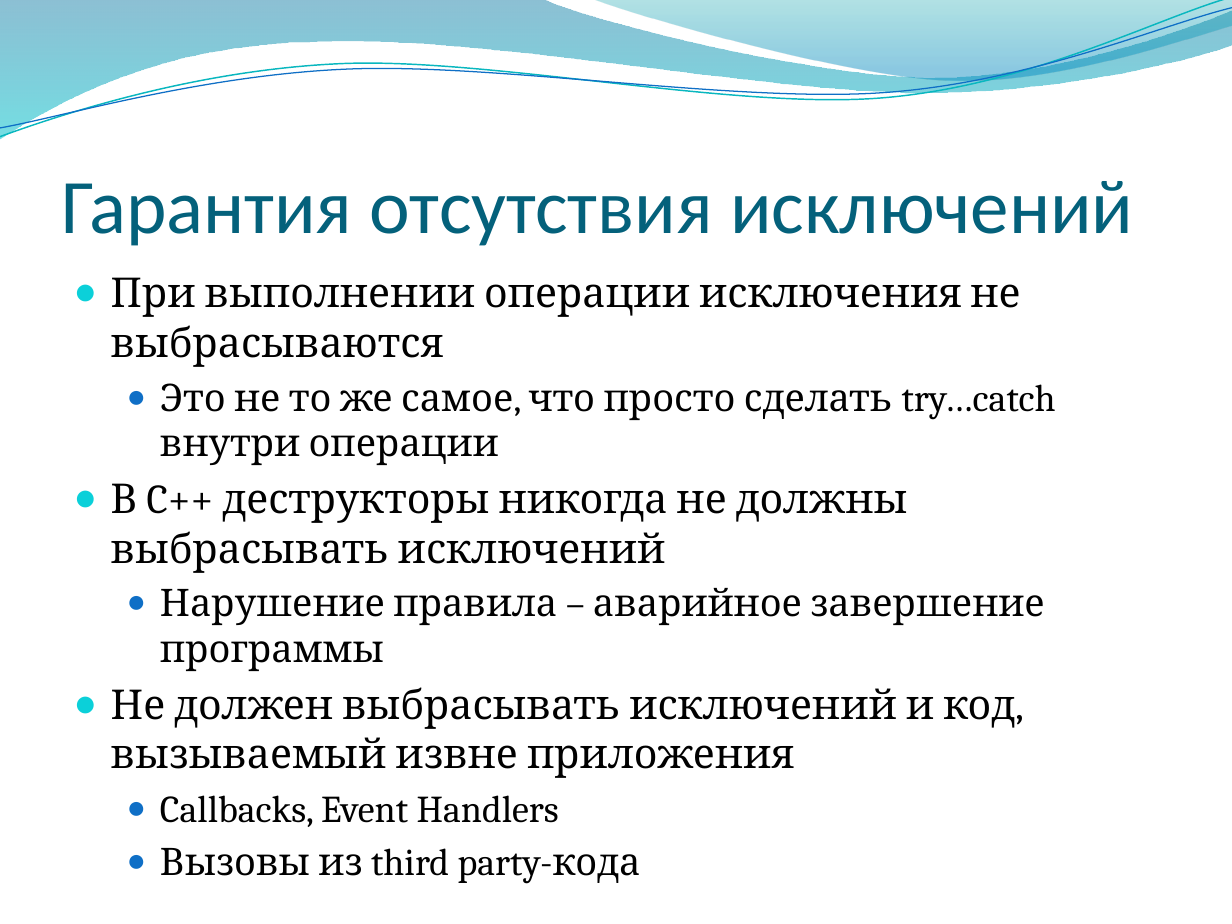
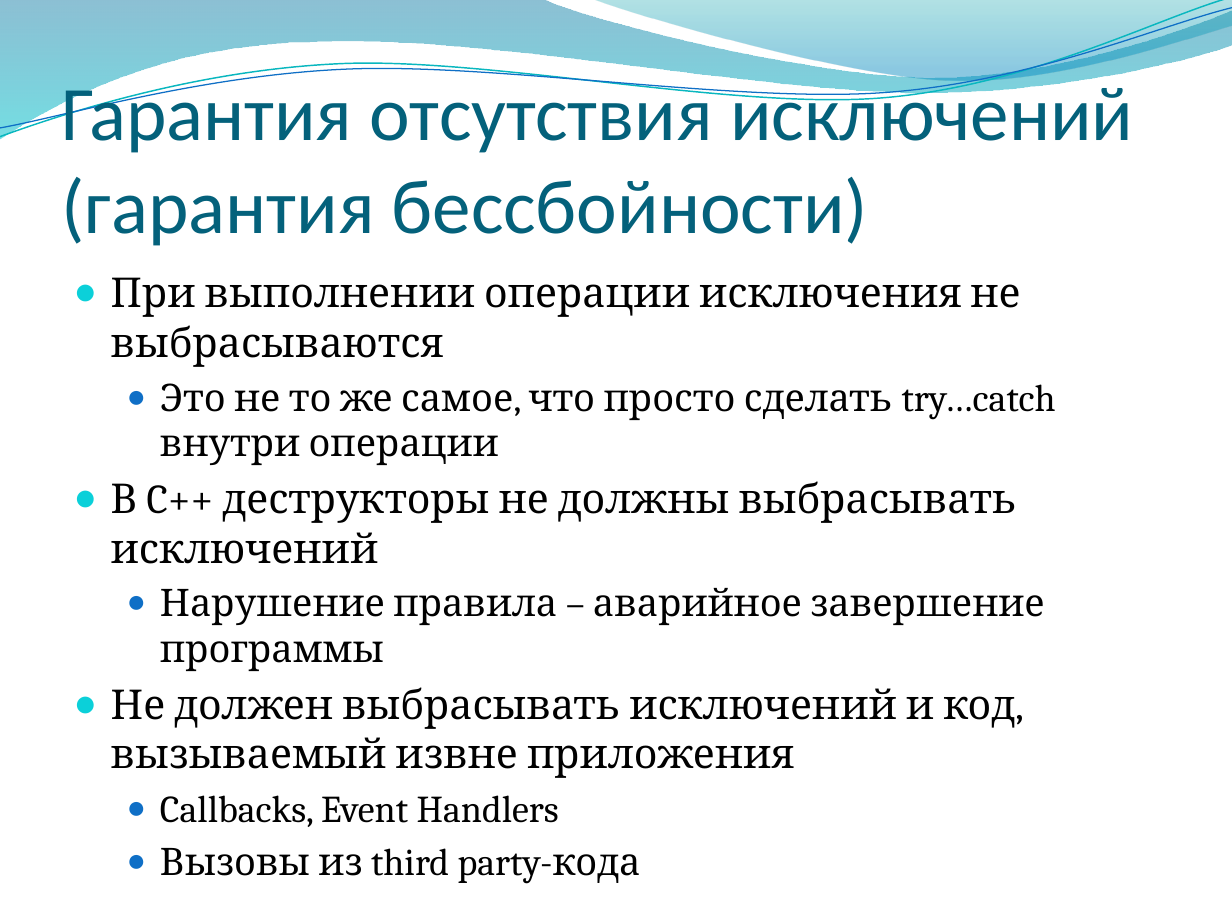
Before and after one commit to alexey-malov/oop, a slide deck: slide 27 of lectures/05/Обработка ошибок и исключительных ситуаций.pptx. Drawn at 1232x924 pixels with LibreOffice and Linux fonts; fonts in the diff are those of the drawing; background and template pictures are left out. Boxes give left, top, right and bottom in pixels: in the first picture for what was removed or moved away, otherwise in the second. Text is boxed around its words. In the diff, an @@ line names an element or a change of style, - is before the commit and + after.

```diff
--- a/lectures/05/Обработка ошибок и исключительных ситуаций.pptx
+++ b/lectures/05/Обработка ошибок и исключительных ситуаций.pptx
@@ title at [62, 77, 1133, 246]: text changed @@
-Гарантия отсутствия исключений
+Гарантия отсутствия исключений (гарантия бессбойности)
@@ text at [111, 481, 1017, 564]: text changed @@
-● В C++ деструкторы никогда не должны выбрасывать исключений
+● В C++ деструкторы не должны выбрасывать исключений
```
Also in this commit, not shown: 4 other slides changed, 4 slides added, 2 other files.
